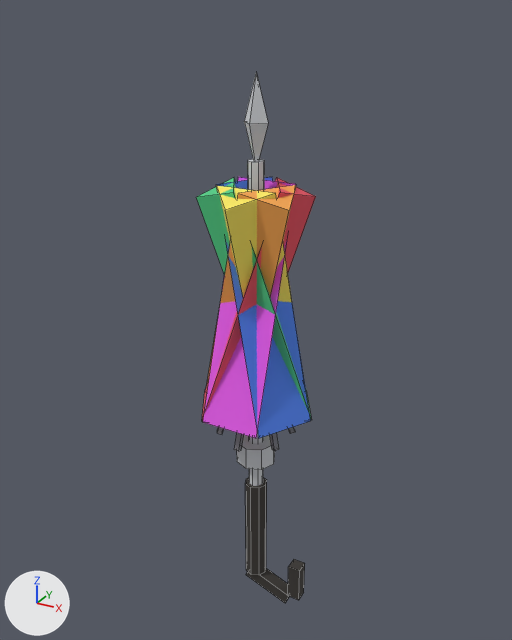
Renders of the OBJ model Assets/_Game/Art/Weapons/LowPoly/Piper_Umbrella.obj from each side of a commit.
Rendered twice from a 50 mm camera at (1.018, -1.852, 1.142) aimed at (-0.025, 0.044, 0.194). Every picture has the same lights, and +X, +Y and +Z are marked at lower left. The picture after the commit comes second. Mesh edges are drawn as thin lines. Where no turn or scale is listed for an object, it has been applied to the vertices.

In view in the first picture: 'Piper_Umbrella'.
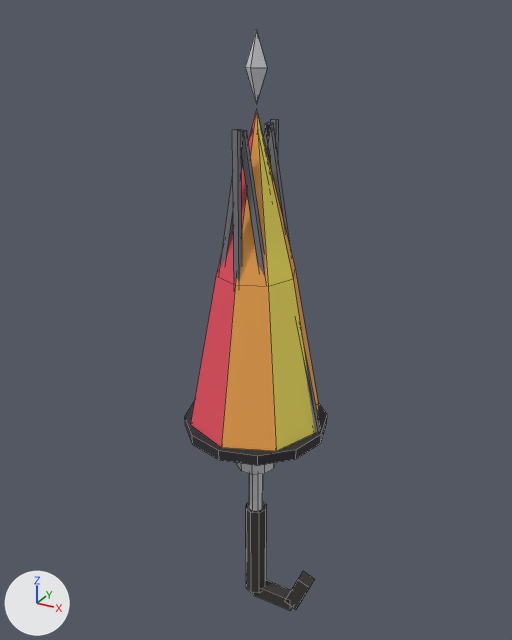
Pixel boxes [x1, y1, x2, y2] of what changed, in the pictures (512 x 640 px; the box of a moved part takes in the faces that stretch with it):
'Piper_Umbrella', reshaped (18% wider, 9% taller)
    before: [196, 73, 316, 603]
    after: [185, 30, 327, 610]
part 1 of me_piper_umbrella, moved or reshaped
    before: [245, 477, 267, 575]
    after: [246, 502, 267, 593]
part 2 of me_piper_umbrella, moved or reshaped
    before: [288, 559, 305, 600]
    after: [253, 580, 292, 610]
part 3 of me_piper_umbrella, added
    after: [249, 474, 263, 511]
part 4 of me_piper_umbrella, moved or reshaped
    before: [234, 433, 244, 451]
    after: [303, 355, 321, 434]
part 5 of me_piper_umbrella, moved or reshaped (not visible before)
    after: [241, 130, 265, 277]
part 6 of me_piper_umbrella, added
    after: [232, 130, 242, 282]
part 7 of me_piper_umbrella, moved or reshaped
    before: [217, 427, 224, 434]
    after: [220, 130, 247, 267]
part 8 of me_piper_umbrella, moved or reshaped (not visible afterwards)
    before: [270, 433, 279, 451]
part 9 of me_piper_umbrella, moved or reshaped
    before: [288, 427, 295, 434]
    after: [263, 122, 274, 156]
part 10 of me_piper_umbrella, added
    after: [270, 119, 278, 167]
part 11 of me_piper_umbrella, moved or reshaped (not visible before)
    after: [266, 123, 289, 241]
part 12 of me_piper_umbrella, added
    after: [185, 403, 327, 466]
part 13 of me_piper_umbrella, added
    after: [237, 463, 275, 475]
part 14 of me_piper_umbrella, moved or reshaped
    before: [244, 73, 268, 161]
    after: [245, 30, 267, 103]
part 15 of me_piper_umbrella, rebuilt (13% wider, 40% taller)
    before: [202, 178, 316, 421]
    after: [190, 110, 319, 451]
part 16 of me_piper_umbrella, deleted
    before: [196, 177, 311, 603]
part 17 of me_piper_umbrella, moved or reshaped
    before: [248, 159, 265, 486]
    after: [286, 571, 314, 609]

The change, as a list of edits to the scene's bpy script:
```text
Change me_piper_umbrella:
    remove me_piper_umbrella.from_pydata(...)  # 154 vertices, 116 faces; spans x -0.21..0.21, y -0.18..0.18, z -0.91..0.98
    add me_piper_umbrella.from_pydata(...)  # 180 vertices, 138 faces; spans x -0.25..0.25, y -0.25..0.24, z -0.94..1.09
    me_piper_umbrella part 1: the loose piece of 16 vertices spanning x -0.04..0.04, y -0.04..0.04, z -0.82..-0.42 is moved by (0.0, 0.0, -0.1)
    me_piper_umbrella part 2: the loose piece of 8 vertices spanning x 0.15..0.19, y -0.02..0.02, z -0.87..-0.73 is turned 90 degrees about the y axis through its middle and scaled by 1.14, then moved by (-0.09, 0.0, -0.11)
    me_piper_umbrella part 3: a new loose piece, an 8-sided cylinder along z spanning x -0.026..0.026, y -0.026..0.026, z -0.89..0.45, in mat_metal (light grey #d0d3d7)
    me_piper_umbrella part 4: the loose piece of 8 vertices spanning x -0.01..0.01, y -0.14..0.14, z -0.21..0.57 is multiplied about its middle by the matrix ((1.167, 0.086, 0.266), (0.0, -1.141, 0.371), (0.28, -0.361, -1.11)), then moved by (0.11, 0.0, 0.16)
    me_piper_umbrella part 5: the loose piece of 8 vertices spanning x -0.12..0.12, y -0.08..0.08, z -0.21..0.57 is multiplied about its middle by the matrix ((-0.538, -1.056, 0.191), (-0.988, 0.571, 0.371), (-0.417, 0.009, -1.125)), then moved by (0.08, -0.08, 0.16)
    me_piper_umbrella part 6: a new loose piece, a box spanning x -0.009..0.009, y -0.124..-0.106, z -0.154..0.834, in mat_rib (grey #7c7c84)
    me_piper_umbrella part 7: the loose piece of 8 vertices spanning x -0.12..0.12, y -0.08..0.08, z -0.21..0.57 is multiplied about its middle by the matrix ((0.538, -1.056, -0.191), (-0.988, -0.571, 0.371), (-0.417, -0.009, -1.125)), then moved by (-0.08, -0.08, 0.16)
    me_piper_umbrella part 8: the loose piece of 8 vertices spanning x -0.12..0.12, y -0.08..0.08, z -0.21..0.57 is multiplied about its middle by the matrix ((0.658, 0.967, -0.266), (0.988, -0.571, 0.371), (0.173, -0.422, -1.11)), then moved by (-0.11, 0.0, 0.16)
    me_piper_umbrella part 9: the loose piece of 8 vertices spanning x -0.12..0.12, y -0.08..0.08, z -0.21..0.57 is multiplied about its middle by the matrix ((-0.538, 1.056, -0.191), (0.988, 0.571, 0.371), (0.417, 0.009, -1.125)), then moved by (-0.08, 0.08, 0.16)
    me_piper_umbrella part 10: a new loose piece, a box spanning x -0.009..0.009, y 0.106..0.124, z -0.154..0.834, in mat_rib (grey #7c7c84)
    me_piper_umbrella part 11: the loose piece of 8 vertices spanning x -0.01..0.01, y -0.14..0.14, z -0.21..0.57 is multiplied about its middle by the matrix ((-1.183, -0.062, 0.191), (0.0, 1.141, 0.371), (-0.2, 0.366, -1.125)), then moved by (0.08, 0.08, 0.16)
    me_piper_umbrella part 12: a new loose piece, a 12-sided cylinder along z spanning x -0.245..0.245, y -0.245..0.245, z -0.178..-0.142, in mat_black (dark grey #2c2c30)
    me_piper_umbrella part 13: a new loose piece, a 10-sided cylinder along z spanning x -0.07..0.07, y -0.067..0.067, z -0.34..-0.26, in mat_metal (light grey #d0d3d7)
    me_piper_umbrella part 14: the loose piece of 6 vertices spanning x -0.04..0.04, y -0.04..0.04, z 0.7..0.98 is scaled about its middle by (0.875, 0.875, 0.714), then moved by (0.0, 0.0, 0.15)
    me_piper_umbrella part 15: the loose piece of 6 vertices spanning x -0.21..0.16, y -0.18..0.12, z -0.14..0.66 is rebuilt with 18 vertices and now spans x -0.23..0.23, y -0.23..0.23, z -0.14..0.88
    me_piper_umbrella part 16: 7 loose pieces with 54 vertices, spanning x -0.21..0.21, y -0.18..0.18, z -0.91..0.66, are deleted
    me_piper_umbrella part 17: 16 vertices removed from x -0.03..0.03, y -0.03..0.03, z -0.69..0.73; 8 vertices added at x 0.14..0.23, y -0.03..0.02, z -0.92..-0.77
    add me_piper_umbrella.materials.append(mat_black)  # dark grey #2c2c30
```
